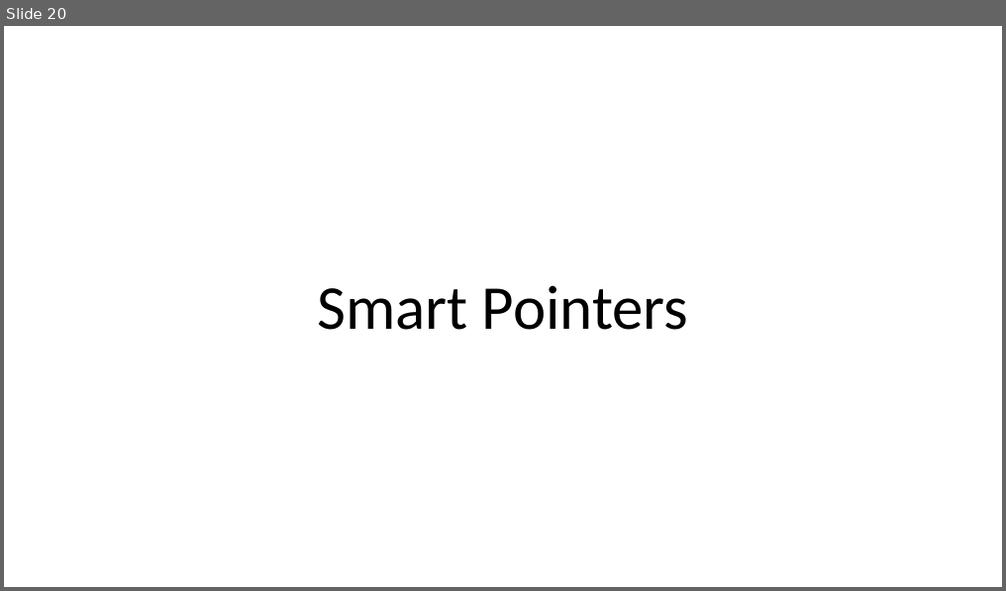
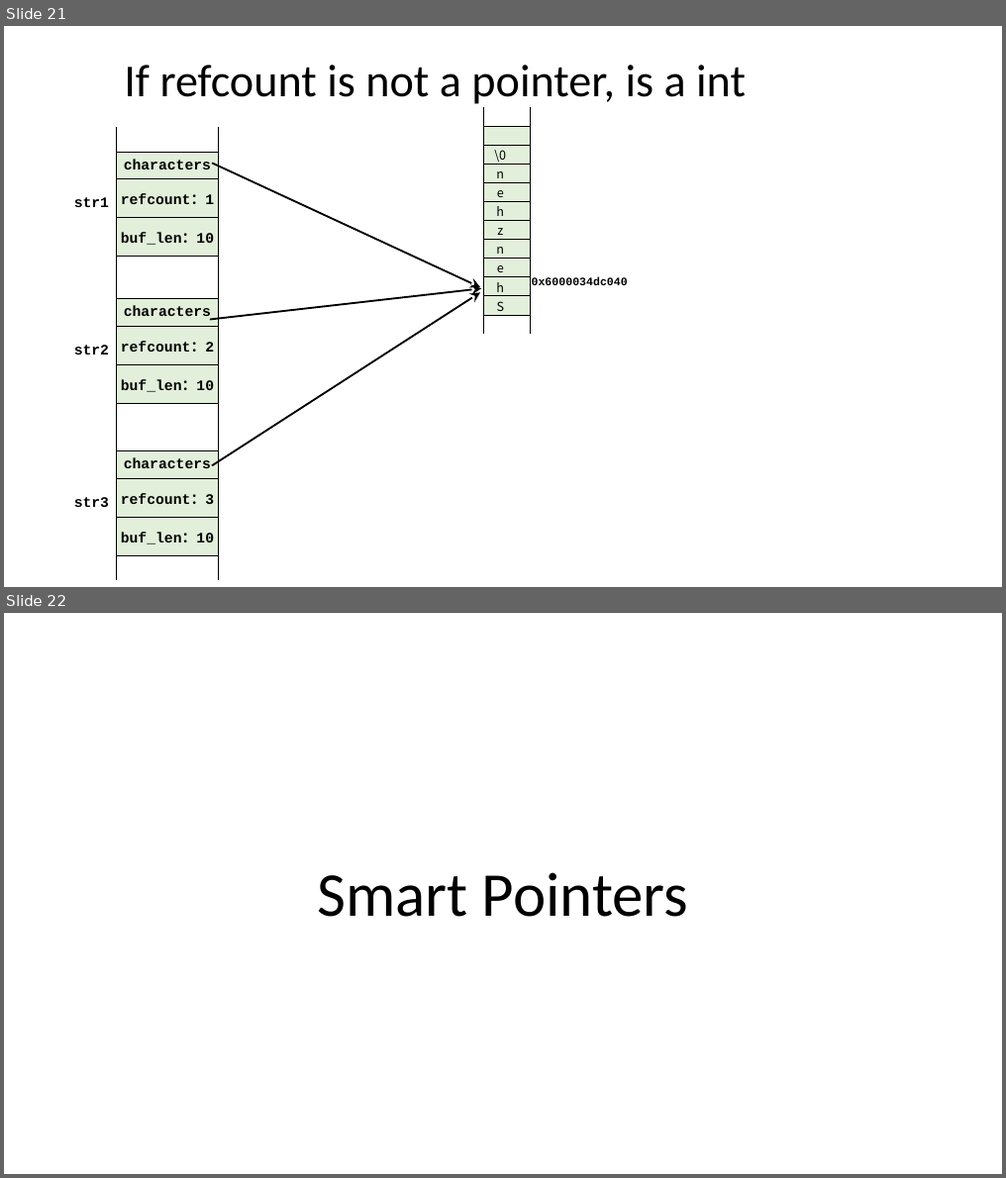
Before and after one commit to ShiqiYu/CPP, a slide deck: week11/Lecture11.pptx. Shown one above the other, each under a label of ours: slide 20 before the commit, slides 21 and 22 after it. The pictures are 1006x591 and 1006x1178 pixels, drawn with LibreOffice and Linux fonts; fonts in the diff are those of the drawing; background and template pictures are left out. Boxes give left, top, right and bottom in pixels: in the first picture for what was removed or moved away, otherwise in the second. Text is boxed around its words. In the diff, an @@ line names an element or a change of style, - is before the commit and + after.

```diff
--- a/week11/Lecture11.pptx
+++ b/week11/Lecture11.pptx
@@ slide 21 added at [4,26,1002,587], background #FFFFFF @@
@@ title added at [124,65,746,104], 44 pt, text #000000 @@
+If refcount is not a pointer, is a int
@@ table added at [484,107,531,315], 12 rows, 1 columns @@
+
+
+\0
+n
+e
+h
+z
+n
+e
+h
+S
+
@@ table added at [65,127,223,260], 5 rows, 3 columns @@
+ |  | 
+str1 | characters | 
+ | refcount：1 | 
+ | buf_len：10 | 
+ |  | 
@@ arrow added from (212, 163) to (480, 287), #000000 1.75 pt @@
@@ table added at [65,274,223,406], 5 rows, 3 columns @@
+ |  | 
+str2 | characters | 
+ | refcount：2 | 
+ | buf_len：10 | 
+ |  | 
@@ arrow added from (210, 319) to (481, 288), #000000 1.75 pt @@
@@ arrow added from (212, 467) to (480, 292), #000000 1.75 pt @@
@@ text added at [532,277,628,285], 11 pt, text #000000, bold @@
+0x6000034dc040
@@ table added at [65,427,223,559], 5 rows, 3 columns @@
+ |  | 
+str3 | characters | 
+ | refcount：3 | 
+ | buf_len：10 | 
+ |  | 
@@ what was slide 20 is now slide 22 @@
```
Also in this commit, not shown: 2 slides changed, 1 other slide added, 6 other files.
